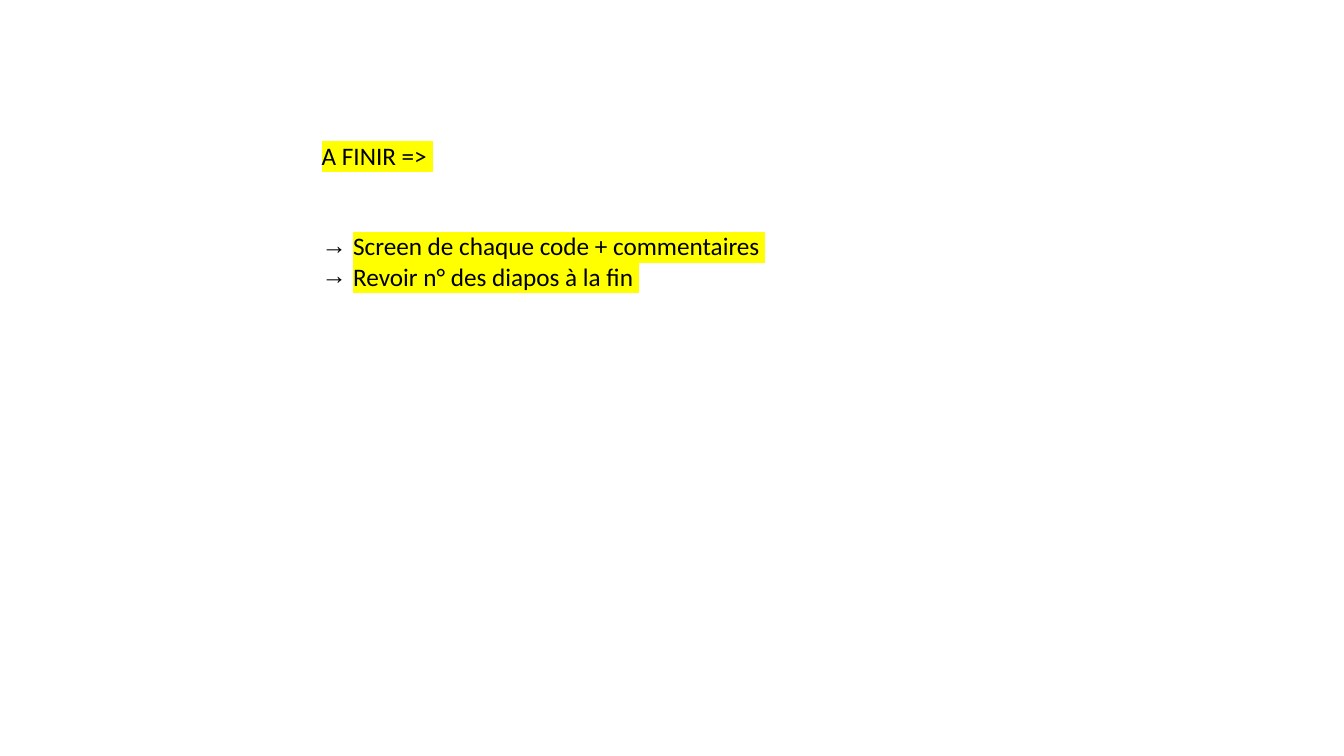
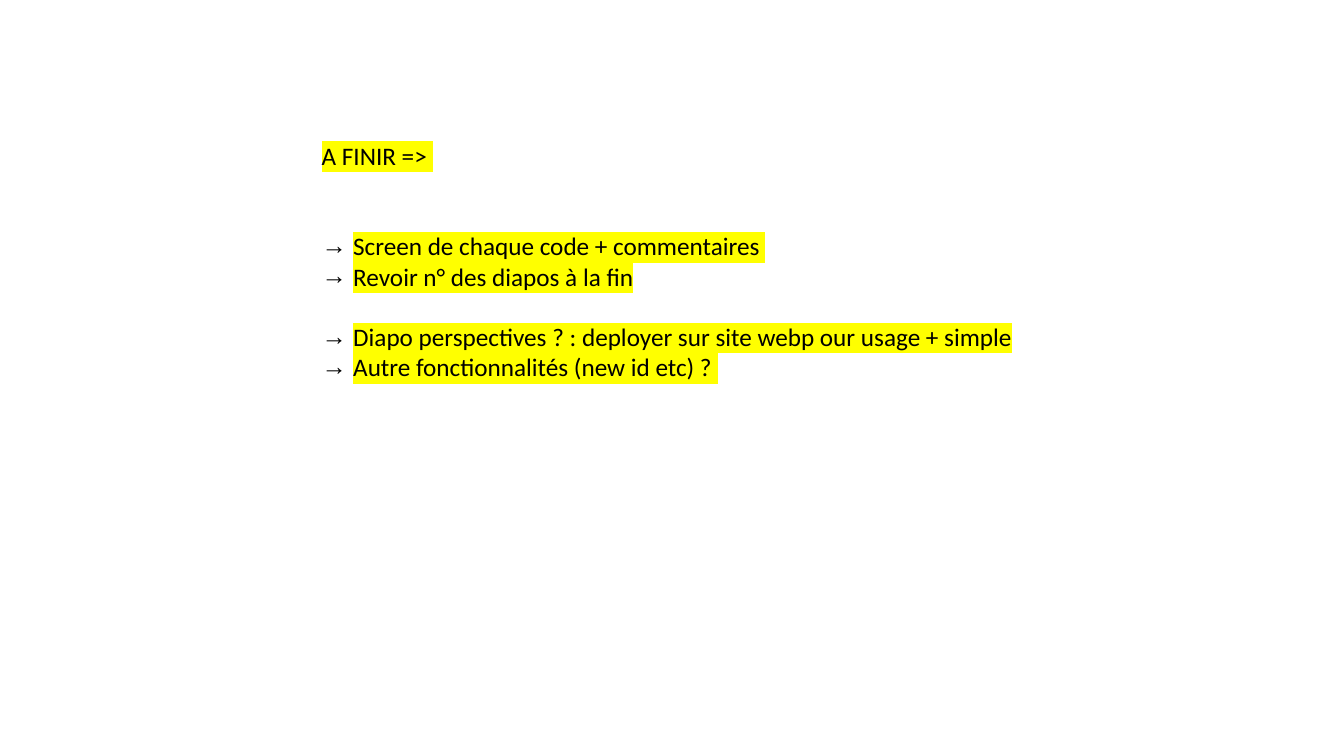
Before and after one commit to meijemathe/projet_enrichissement_fonctionnel, a slide deck: slide 2 of Projet_enrichissement_shiny.pptx. Drawn at 1344x756 pixels with LibreOffice and Linux fonts; fonts in the diff are those of the drawing. Boxes give left, top, right and bottom in pixels: in the first picture for what was removed or moved away, otherwise in the second. Text is boxed around its words. In the diff, an @@ line names an element or a change of style, - is before the commit and + after.

```diff
--- a/Projet_enrichissement_shiny.pptx
+++ b/Projet_enrichissement_shiny.pptx
@@ text at bbox=[353, 328, 1011, 380]: paragraphs added @@
+→ Diapo perspectives ? : deployer sur site webp our usage + simple
+→ Autre fonctionnalités (new id etc) ?
```
Also in this commit, not shown: 1 other slide changed, 1 slide added.
